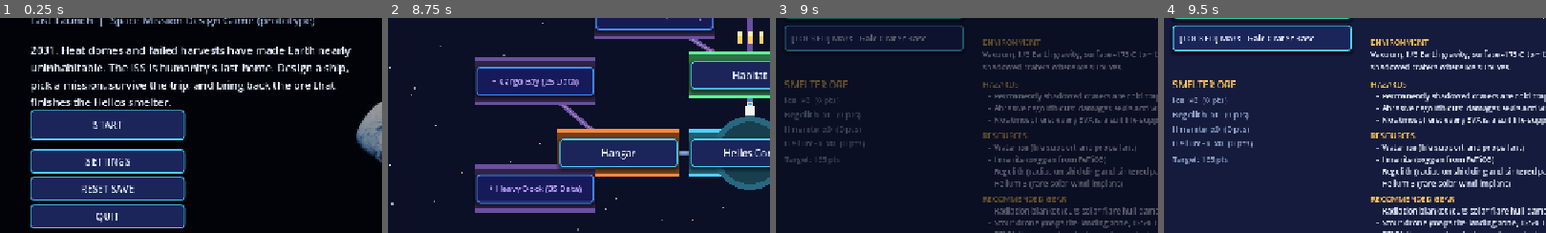
Above: before the commit, frames 1-4 (left to right).
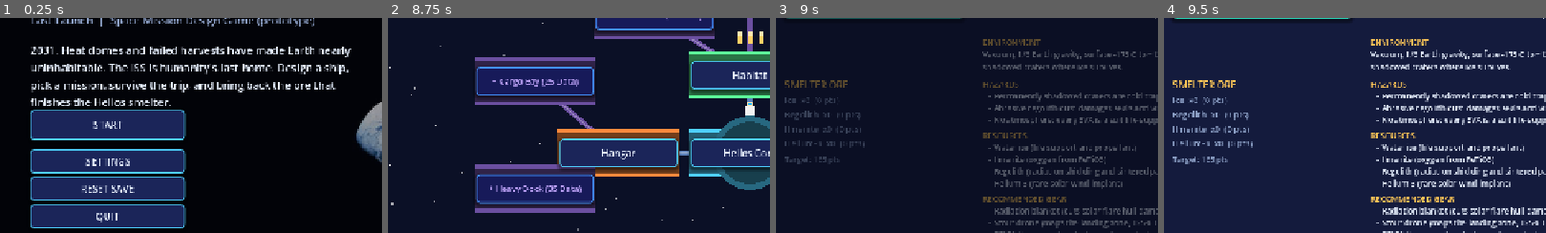
Above: after the commit, the same moments.

Repository: naphatfourt53-crypto/OG-frontier
Game: Godot game, scene res://scenes/menu.tscn
Same seed, same stepped clock (60 frames per second), same inputs: the game is played once before the commit and once after it. Sound files missing from this copy of the repository are replaced by a short silence.
Inputs:
- Up to frame 1 (0.25 s): no input
- Up to frame 2 (8.75 s): click "START" at 0.5 s; click "STORY" at 1.25 s; click "STORY" at 2 s; click "[Go Now] >" at 2.75 s; click "[Go Now] >" at 3.5 s; click "NEXT >" at 4.25 s; click "NEXT >" at 5 s; click "BEGIN MISSION >" at 5.75 s; click "NEXT >" at 6.5 s; click "NEXT >" at 7.25 s; click "Skip" at 8 s
- Up to frame 3 (9 s): click "Helios Core" at 8.75 s
- Up to frame 4 (9.5 s): no input
The pictures show only the part of the screen within x 3-53%, y 26-76%; the shares and areas given below are measured in that part.

Frames 1-2 are identical in both runs. In frame 3, 1.1% of the frame differs, in the area x 2-50%, y 3-16%; in frame 4, 6.1%, in the area x 2-50%, y 3-17%.

Commit message:
feat(campaign): real-transit probe campaign, clock, windows, win/lose rules (save v8)
- data/probes.json: 7 robotic missions (Mars, Venus, Mercury, Jupiter, Saturn, Uranus, Neptune), costs and rewards tagged game
- physics.json: Mercury, Saturn, Uranus, Neptune orbits (std)
- scripts/campaign.gd: transit (Hohmann) and synodic windows from OrbitMath; keeping and gas-scoop outcomes
- GameState: advance_days is the only clock; probes arrive as pending encounters;
  win after 8 missions + 180-day epilogue, lose at 12,000 days; v7 Moon success migrates
- Mars is a robotic lander, removed from the crewed mission list
- check_physics: campaign mirror, transits, synodic periods, feasibility of 8 missions (best finish 11,215 d)
- smoke 249 checks

Diff:
--- a/data/game_data.json
+++ b/data/game_data.json
@@ -92,15 +92,7 @@
         { "id": "return",  "name": "Ascent + return to LEO",  "dv": 2.74, "fail": "Stranded",
           "note": "The ascent stage lifts off and rendezvouses with the command module in lunar orbit." } ],
       "days": { "transit_out": 3, "landing": 1, "surface": 3, "transit_back": 3 },
-      "base_data": 20 },
-    { "id": "mars", "name": "Mars - Gale Crater Base", "unlocked": false,
-      "brief": "Unlocked after the Moon. Full version: 4.3 km/s transfer, 0.9 capture, long transit, ISRU (MOXIE-style O2).",
-      "environment": "Thin CO2 atmosphere (6.36 mbar), 0.38 g, average -63 C. Solar output is about 43% of Earth's.",
-      "hazards": ["Long transit: 259 days each way plus a 454-day return window", "Global dust storms reduce solar power", "Perchlorates in the soil are toxic to plants and people"],
-      "resources": ["Water ice in the polar caps and subsurface", "Atmospheric CO2 for MOXIE-style oxygen", "Iron oxides and hydrated minerals"],
-      "gear": ["Fission power or oversized solar arrays", "Radiation shelter for the long cruise", "Closed-loop life support for a 900-day round trip"],
-      "scout_note": "This prototype ends at the Moon; the Mars dossier is data-only so the team can show the plan.",
-      "legs": [], "days": {}, "base_data": 0 }
+      "base_data": 20 }
   ],
   "events": [
     { "id": "micro", "slot": "space", "title": "Micrometeoroid Swarm",
--- a/data/physics.json
+++ b/data/physics.json
@@ -10,10 +10,14 @@
     "seconds_per_day": 86400.0
   },
   "bodies": {
+    "mercury": { "a_au": 0.387098, "period_days": 87.969 },
     "venus":   { "a_au": 0.72333,  "period_days": 224.701 },
     "earth":   { "a_au": 1.0,      "period_days": 365.256 },
     "mars":    { "a_au": 1.52368,  "period_days": 686.98 },
-    "jupiter": { "a_au": 5.20289,  "period_days": 4332.59 }
+    "jupiter": { "a_au": 5.20289,  "period_days": 4332.59 },
+    "saturn":  { "a_au": 9.5549,   "period_days": 10759.22 },
+    "uranus":  { "a_au": 19.2184,  "period_days": 30688.5 },
+    "neptune": { "a_au": 30.11,    "period_days": 60182.0 }
   },
   "reference_trips": {
     "earth_moon_hohmann_days": 4.98,
--- /dev/null
+++ b/data/probes.json
@@ -0,0 +1,45 @@
+{
+  "version": 1,
+  "note": "Robotic campaign missions. Transit time and launch windows are NOT stored here: scripts/campaign.gd computes them from physics.json (real orbit constants, tag std; Hohmann and synodic are calc). Everything below is a game rule (tag game) unless marked real. Gas-giant and outer-planet numbers are game values until the team adds them to the Data Book; replace them then.",
+  "epoch_day": 1,
+  "campaign": {
+    "deadline_days": 12000,
+    "epilogue_days": 180,
+    "launch_station_days": 2,
+    "window_days": 30,
+    "keeping_pass_pct": 0.7,
+    "order": ["moon", "mars", "venus", "mercury", "jupiter", "saturn", "uranus", "neptune"]
+  },
+  "gas_depths": [
+    { "id": "shallow", "name": "Shallow skim", "gas_pts": 8,  "risk": 0.10, "info": "Low in the outer atmosphere. Small gain, almost no risk." },
+    { "id": "medium",  "name": "Mid-layer scoop", "gas_pts": 20, "risk": 0.35, "info": "Deeper, more gas per pass, the probe feels the pressure." },
+    { "id": "deep",    "name": "Deep dip", "gas_pts": 40, "risk": 0.65, "info": "Most gas, but one bad pass and the probe is lost." }
+  ],
+  "probes": [
+    { "id": "mars", "name": "Mars Rover and Sample Return", "target": "mars", "kind": "lander",
+      "minigame": "station_keeping", "data_cost": 50, "reward_data": 80, "reward_gas": 0, "hold_s": 20, "zone_pct": 0.18,
+      "info": "A robot rover lands by itself and collects rock samples. Light takes 3 to 22 minutes to reach Mars, so the landing must run without us.",
+      "comms_light_min": [3.0, 22.4], "tag": "real"},
+    { "id": "venus", "name": "Venus Lander", "target": "venus", "kind": "lander",
+      "minigame": "station_keeping", "data_cost": 35, "reward_data": 50, "reward_gas": 0, "hold_s": 20, "zone_pct": 0.14,
+      "info": "A short-lived lander in 465 C air and 90 times Earth pressure. The surface is very hostile.", "comms_light_min": null, "tag": "real"},
+    { "id": "mercury", "name": "Mercury Orbiter", "target": "mercury", "kind": "orbiter",
+      "minigame": "station_keeping", "data_cost": 25, "reward_data": 40, "reward_gas": 0, "hold_s": 20, "zone_pct": 0.14,
+      "info": "An orbiter that keeps its place near the Sun. Hot day side, cold night side.", "comms_light_min": null, "tag": "game"},
+    { "id": "jupiter", "name": "Jupiter Gas Probe", "target": "jupiter", "kind": "gas",
+      "minigame": "gas_scoop", "data_cost": 60, "reward_data": 60, "reward_gas": 1, "hold_s": 0, "zone_pct": 0,
+      "info": "Dips into the gas giant and scoops air for the smelter.", "comms_light_min": null, "tag": "game"},
+    { "id": "saturn", "name": "Saturn Gas Probe", "target": "saturn", "kind": "gas",
+      "minigame": "gas_scoop", "data_cost": 70, "reward_data": 60, "reward_gas": 1, "hold_s": 0, "zone_pct": 0,
+      "info": "Samples Saturn's upper air. Rings are a hazard on the way in.", "comms_light_min": null, "tag": "game"},
+    { "id": "uranus", "name": "Uranus Gas Probe", "target": "uranus", "kind": "gas",
+      "minigame": "gas_scoop", "data_cost": 80, "reward_data": 60, "reward_gas": 1, "hold_s": 0, "zone_pct": 0,
+      "info": "Ice giant. Very cold air, so the scoop needs more care.", "comms_light_min": null, "tag": "game"},
+    { "id": "neptune", "name": "Neptune Gas Probe", "target": "neptune", "kind": "gas",
+      "minigame": "gas_scoop", "data_cost": 80, "reward_data": 60, "reward_gas": 1, "hold_s": 0, "zone_pct": 0,
+      "info": "The farthest planet. Light is about 4 hours away; the probe runs by itself on arrival.", "comms_light_min": null, "tag": "game"}
+  ],
+  "tags": {
+    "epoch_day": "game", "campaign": "game", "gas_depths": "game", "probes": "game"
+  }
+}
--- /dev/null
+++ b/scripts/campaign.gd
@@ -0,0 +1,75 @@
+class_name Campaign
+extends RefCounted
+# Campaign rules for the robotic probes and the deadline. Pure static functions: no scene,
+# no hidden state. Transit and launch windows come from OrbitMath (physics.json, calc);
+# costs and window length come from data/probes.json (game).
+
+static var _cfg: Dictionary = {}
+
+static func cfg() -> Dictionary:
+	if _cfg.is_empty():
+		var f := FileAccess.open("res://data/probes.json", FileAccess.READ)
+		_cfg = JSON.parse_string(f.get_as_text())
+	return _cfg
+
+static func probe_ids() -> Array:
+	var ids: Array = []
+	for p in cfg()["probes"]:
+		ids.append(String(p["id"]))
+	return ids
+
+static func probe(id: String) -> Dictionary:
+	for p in cfg()["probes"]:
+		if String(p["id"]) == id:
+			return p
+	return {}
+
+static func deadline_days() -> float:
+	return float(cfg()["campaign"]["deadline_days"])
+
+static func epilogue_days() -> float:
+	return float(cfg()["campaign"]["epilogue_days"])
+
+static func epoch_day() -> float:
+	return float(cfg()["epoch_day"])
+
+# Days from Earth to the probe's target on a Hohmann transfer (calc, real orbit constants).
+static func transit_days(id: String) -> float:
+	return OrbitMath.planet_hohmann_days("earth", String(probe(id)["target"]))
+
+# Days between two launch windows (calc). Earth to target synodic period.
+static func synodic_days(id: String) -> float:
+	var b: Dictionary = OrbitMath.cfg()["bodies"]
+	return OrbitMath.synodic_days(float(b["earth"]["period_days"]), float(b[String(probe(id)["target"])]["period_days"]))
+
+# A window is open for window_days at the start of every synodic cycle (game epoch).
+static func window_open(id: String, day: float) -> bool:
+	var s := synodic_days(id)
+	var phase := fposmod(day - epoch_day(), s)
+	return phase < float(cfg()["campaign"]["window_days"])
+
+# Station-keeping: the share of the hold time the probe stayed inside its zone.
+static func keeping_outcome(held_fraction: float) -> Dictionary:
+	var ok := held_fraction >= float(cfg()["campaign"]["keeping_pass_pct"])
+	var pct := int(round(held_fraction * 100.0))
+	var text := "Held the orbit %d%% of the time: the probe is in place." % pct if ok \
+		else "Held only %d%% of the time: the probe drifted out of its orbit and was lost." % pct
+	return {"success": ok, "gas": 0, "text": text}
+
+# Gas scoop: the player picks a depth. A roll in [0, 1) decides the pass. roll >= risk = safe.
+static func scoop_outcome(depth_id: String, roll: float) -> Dictionary:
+	for d in cfg()["gas_depths"]:
+		if String(d["id"]) == depth_id:
+			var ok := roll >= float(d["risk"])
+			var text := "%s: %d gas units into the smelter." % [d["name"], int(d["gas_pts"])] if ok \
+				else "%s: the probe lost attitude control in the deep layer and was lost." % d["name"]
+			return {"success": ok, "gas": int(d["gas_pts"]) if ok else 0, "text": text}
+	return {"success": false, "gas": 0, "text": "Unknown depth."}
+
+# First day >= day on which the window is open.
+static func next_window(id: String, day: float) -> float:
+	if window_open(id, day):
+		return day
+	var s := synodic_days(id)
+	var cycles: float = ceilf((day - epoch_day()) / s)
+	return epoch_day() + cycles * s
--- a/scripts/game_state.gd
+++ b/scripts/game_state.gd
@@ -52,8 +52,12 @@
 var skip_save: bool = false
 # Set by Screen.go() so the next screen knows to fade in from black.
 var pending_fade: bool = false
-const SAVE_VERSION := 7
+const SAVE_VERSION := 8
 const SLOT_COUNT := 3
+# 1 crewed Moon mission + 7 robotic probes (Mars, Venus, Mercury, Jupiter, Saturn, Uranus, Neptune).
+const TOTAL_MISSIONS := 8
+# Campaign state. done: {mission_id: day it was completed}. probes: {probe_id: {state, launch_day, arrive_day}}.
+var campaign: Dictionary = {}
 
 var _activities: Dictionary = {}
 var harvest_count: int = 0
@@ -98,6 +102,114 @@
 	water_store = float(farm_game()["water_kg_start"])
 	nutrient_packs = int(farm_game()["nutrient_packs_start"])
 	design_slots = [{}, {}, {}]
+	campaign_reset()
+
+# ---------- campaign: clock, probes, deadline ----------
+func campaign_reset() -> void:
+	campaign = {"probes": {}, "done": {}, "gas": 0, "won": false, "lost": false, "end_day": 0, "log": []}
+	for id in Campaign.probe_ids():
+		campaign["probes"][id] = {"state": "idle", "launch_day": 0, "arrive_day": 0}
+
+func campaign_log(text: String) -> void:
+	var entries: Array = campaign["log"]
+	entries.append("Day %d: %s" % [day, text])
+	while entries.size() > 40:
+		entries.pop_front()
+
+# The only way the Earth clock moves. Probes that have arrived become pending.
+func advance_days(n: int) -> void:
+	if n <= 0:
+		return
+	day += n
+	for id in campaign["probes"]:
+		var st: Dictionary = campaign["probes"][id]
+		if String(st["state"]) == "transit" and day >= int(st["arrive_day"]):
+			st["state"] = "pending"
+			campaign_log("%s arrived. Run the encounter in Probe Control." % Campaign.probe(id)["name"])
+	_check_end()
+
+func campaign_over() -> bool:
+	return bool(campaign.get("won", false)) or bool(campaign.get("lost", false))
+
+# Win: all 8 missions completed, then the 180-day epilogue has passed.
+# Lose: the deadline arrives first.
+func _check_end() -> void:
+	if campaign_over():
+		return
+	var done: Dictionary = campaign["done"]
+	if done.size() >= TOTAL_MISSIONS:
+		var last := 0
+		for k in done:
+			last = maxi(last, int(done[k]))
+		campaign["end_day"] = last + int(Campaign.epilogue_days())
+		if day >= int(campaign["end_day"]):
+			campaign["won"] = true
+			campaign_log("All eight missions done. The epilogue is over: Earth is stable.")
+			return
+	if day >= int(Campaign.deadline_days()):
+		campaign["lost"] = true
+		campaign_log("The Earth deadline has passed with %d of %d missions done." % [done.size(), TOTAL_MISSIONS])
+
+func days_left() -> int:
+	return maxi(0, int(Campaign.deadline_days()) - day)
+
+# Launch a probe in its window. It costs Data and station days, then it flies for the real transit.
+func launch_probe(id: String) -> Dictionary:
+	var pr: Dictionary = Campaign.probe(id)
+	if pr.is_empty():
+		return {"ok": false, "text": "Unknown probe."}
+	if not campaign["done"].has("moon"):
+		return {"ok": false, "text": "Finish the Moon mission first. The probe office opens after it."}
+	if campaign_over():
+		return {"ok": false, "text": "The campaign is over."}
+	var st: Dictionary = campaign["probes"][id]
+	if String(st["state"]) != "idle" and String(st["state"]) != "lost":
+		return {"ok": false, "text": "%s is already %s." % [pr["name"], String(st["state"])]}
+	if not Campaign.window_open(id, float(day)):
+		return {"ok": false, "text": "No launch window yet. The next window opens on day %d." % int(Campaign.next_window(id, float(day)))}
+	var cost := int(pr["data_cost"])
+	if station_data < cost:
+		return {"ok": false, "text": "Not enough Data: need %d, have %d. Earn Data by completing missions." % [cost, station_data]}
+	station_data -= cost
+	var transit := int(ceilf(Campaign.transit_days(id)))
+	campaign["probes"][id] = {"state": "transit", "launch_day": day, "arrive_day": day + transit}
+	campaign_log("Launched %s, arriving in %d days." % [pr["name"], transit])
+	advance_days(int(Campaign.cfg()["campaign"]["launch_station_days"]))
+	save_game()
+	return {"ok": true, "text": "Launched %s. It arrives on day %d (%d days of flight)." % [pr["name"], int(campaign["probes"][id]["arrive_day"]), transit]}
+
+# Jump to the next launch window for this probe (the clock moves forward).
+func wait_for_window(id: String) -> Dictionary:
+	var nxt := int(Campaign.next_window(id, float(day)))
+	if nxt <= day:
+		return {"ok": true, "text": "The window is open now."}
+	advance_days(nxt - day)
+	save_game()
+	return {"ok": true, "text": "Waited %d days. The window is open." % (nxt - day)}
+
+func wait_days(n: int) -> Dictionary:
+	advance_days(n)
+	save_game()
+	return {"ok": true, "text": "Waited %d days." % n}
+
+# The player finished the encounter. outcome = {"success": bool, "gas": int, "text": String}.
+func resolve_probe(id: String, outcome: Dictionary) -> Dictionary:
+	var st: Dictionary = campaign["probes"][id]
+	if String(st["state"]) != "pending":
+		return {"ok": false, "text": "No encounter is waiting for this probe."}
+	var pr: Dictionary = Campaign.probe(id)
+	if bool(outcome["success"]):
+		st["state"] = "done"
+		station_data += int(pr["reward_data"])
+		campaign["gas"] = int(campaign["gas"]) + int(outcome.get("gas", 0))
+		campaign["done"][id] = day
+		campaign_log("%s: encounter success. +%d Data." % [pr["name"], int(pr["reward_data"])])
+		_check_end()
+	else:
+		st["state"] = "lost"
+		campaign_log("%s was lost in the encounter. The next launch window comes one synodic period later (%d days)." % [pr["name"], int(Campaign.synodic_days(id))])
+	save_game()
+	return {"ok": bool(outcome["success"]), "text": String(outcome["text"])}
 
 # Name of the chosen option for one part, e.g. "Methalox" for the engine.
 func _option_name(d: Dictionary, part_id: String) -> String:
@@ -189,6 +301,8 @@
 	for k in ore:
 		if data["moon_resources"].has(k):
 			total += int(ore[k]) * int(data["moon_resources"][k]["pts"])
+	# Gas from the gas-giant probes counts for the Helios smelter too.
+	total += int(campaign.get("gas", 0))
 	return total
 
 func smelter_pct() -> float:
@@ -325,7 +439,7 @@
 			float(cfg["default_photoperiod_h"]), f)
 		p["water_pct"] = maxf(0.0, float(p["water_pct"]) - float(g["water_meter_drop_per_day"]))
 		p["nutrient_pct"] = maxf(0.0, float(p["nutrient_pct"]) - float(g["nutrient_meter_drop_per_day"]))
-	day += n
+	advance_days(n)
 	save_game()
 	var state := "READY TO HARVEST" if Farm.crop_ready(p) else "growing"
 	return {"ok": true, "text": "%s: day %d of %d (%s). %s" % [
@@ -350,12 +464,12 @@
 	if has_module("lab"):
 		gain = int(round(gain * 1.25))
 	station_data += gain
-	day += 1
+	advance_days(1)
 	save_game()
 	return {"ok": true, "text": "Studied the samples (+%d Data, +1 day)." % gain}
 
 func rest_day() -> Dictionary:
-	day += 1
+	advance_days(1)
 	save_game()
 	return {"ok": true, "text": "Crew rested. The ISS clock advances one day."}
 
@@ -786,7 +900,7 @@
 	if run.has("done"):
 		return
 	run["done"] = true
-	day += int(round(float(run.get("day", 0.0))))
+	advance_days(int(round(float(run.get("day", 0.0)))))
 	var a: Dictionary = run["a"]
 	var gain := float(run["data_raw"]) * float(run["data_mult"]) * (0.5 + 0.5 * float(a["comm_q"])) * data_mult_bonus()
 	run["data_gain"] = int(round(gain))
@@ -798,8 +912,10 @@
 		run["score"] = int(run["data_gain"] * 2)
 	station_data += int(run["data_gain"])
 	best_score = maxi(best_score, int(run["score"]))
-	if run["success"] and run["mission"] == "moon":
+	if run["success"] and run["mission"] == "moon" and not campaign["done"].has("moon"):
+		campaign["done"]["moon"] = day
 		mars_unlocked = true
+		_check_end()
 	history.append({"score": run["score"], "success": run["success"], "reason": run["reason"], "seed": seed_value})
 	while history.size() > 6:
 		history.pop_front()
@@ -827,7 +943,7 @@
 		"eva": eva_seconds, "tutorial": tutorial_seen, "sound": sound_on,
 		"story": story_seen, "day": day, "food": food_store, "prep": prep, "plots": plots, "ore": ore,
 		"harvest": harvest_count, "water": water_store, "nutrient_packs": nutrient_packs,
-		"slots": design_slots}
+		"slots": design_slots, "campaign": campaign}
 	var f := FileAccess.open(SAVE_PATH, FileAccess.WRITE)
 	if f:
 		f.store_string(JSON.stringify(d))
@@ -892,6 +1008,20 @@
 				design_slots[i] = s
 			else:
 				design_slots[i] = {}
+	# v7 saves have no campaign. Their Moon success was stored in the old "mars" flag.
+	var camp = d.get("campaign", null)
+	campaign_reset()
+	if typeof(camp) == TYPE_DICTIONARY and camp.has("probes") and camp.has("done"):
+		var fresh := campaign
+		for k in fresh:
+			if not camp.has(k):
+				camp[k] = fresh[k]
+		for id in Campaign.probe_ids():
+			if not camp["probes"].has(id):
+				camp["probes"][id] = {"state": "idle", "launch_day": 0, "arrive_day": 0}
+		campaign = camp
+	elif mars_unlocked:
+		campaign["done"]["moon"] = day
 
 func _legacy_save_path() -> String:
 	var old := OS.get_user_data_dir().get_base_dir().path_join("OG-Frontier Prototype").path_join("ogfrontier_save.json")
--- a/scripts/ship.gd
+++ b/scripts/ship.gd
@@ -225,7 +225,7 @@
 		info.text = "Not enough food in the ISS store."
 		return
 	GameState.food_store = maxf(0.0, GameState.food_store - 2.0)
-	GameState.day += 1
+	GameState.advance_days(1)
 	GameState.save_game()
 	info.text = "The crew eats together. Food store: %.1f kg. One day passes." % GameState.food_store
 	refresh()
--- a/tests/smoke_test.gd
+++ b/tests/smoke_test.gd
@@ -41,6 +41,7 @@
 	_test_t18()
 	_test_farm_v2()
 	_test_ship_slots()
+	_test_campaign()
 	_test_golden()
 
 	if fails.is_empty():
@@ -203,11 +204,17 @@
 	_check(Stamina.eva_food_kcal(60.0) > 0.0, "EVA time converts to extra food energy")
 
 	# Dossiers must be complete for both mission files.
-	for mid in ["moon", "mars"]:
+	for mid in ["moon"]:
 		var m: Dictionary = gs.mission(mid)
 		for key in ["environment", "hazards", "resources", "gear", "scout_note"]:
 			_check(m.has(key) and not (typeof(m[key]) == TYPE_ARRAY and m[key].is_empty()),
 				"mission %s dossier has %s" % [mid, key])
+	# Every robotic probe has a name, a target and a description.
+	for pid in Campaign.probe_ids():
+		var pdef: Dictionary = Campaign.probe(pid)
+		_check(not String(pdef.get("name", "")).is_empty() and not String(pdef.get("info", "")).is_empty()
+			and OrbitMath.cfg()["bodies"].has(String(pdef.get("target", ""))),
+			"probe %s has name, info and a known target" % pid)
 	_check(gs.SAVE_VERSION >= 4, "save version covers story/day/food/prep fields")
 	gs.reset_all()
 
@@ -305,6 +312,60 @@
 		gs.run["morale"] = 2
 		var allowed: String = gs.apply_choice(ice["choices"].size() - 1)
 		_check(not String(allowed).to_lower().contains("morale"), "morale choice allowed at 2")
+	gs.reset_all()
+
+# ---------- campaign: transit, windows, arrivals, encounters, win and lose ----------
+func _test_campaign() -> void:
+	gs.reset_all()
+	_check(absf(Campaign.transit_days("mars") - 258.9) < 1.0, "Mars transit matches Hohmann (%.1f d)" % Campaign.transit_days("mars"))
+	_check(absf(Campaign.synodic_days("jupiter") - 398.9) < 0.5, "Jupiter synodic period (%.1f d)" % Campaign.synodic_days("jupiter"))
+	_check(Campaign.window_open("mercury", 1.0), "a window is open on day 1")
+	_check(not Campaign.window_open("mercury", 40.0), "the window is closed 40 days after the opening")
+	_check(absf(Campaign.next_window("mercury", 40.0) - (1.0 + Campaign.synodic_days("mercury"))) < 0.01,
+		"next window after day 40 is one synodic period later")
+	gs.station_data = 500
+	_check(not gs.launch_probe("mars")["ok"], "a probe cannot launch before the Moon mission is done")
+	gs.campaign["done"]["moon"] = 1
+	gs.day = 1
+	var before: int = gs.station_data
+	var r: Dictionary = gs.launch_probe("mars")
+	_check(bool(r["ok"]), "Mars probe launches in its window once the Moon is done")
+	_check(gs.station_data == before - int(Campaign.probe("mars")["data_cost"]), "launching costs the probe's Data")
+	_check(gs.day == 1 + int(Campaign.cfg()["campaign"]["launch_station_days"]), "launch takes its station days")
+	var arrive := int(gs.campaign["probes"]["mars"]["arrive_day"])
+	_check(String(gs.campaign["probes"]["mars"]["state"]) == "transit", "the probe is in transit after launch")
+	gs.advance_days(arrive - gs.day - 1)
+	_check(String(gs.campaign["probes"]["mars"]["state"]) == "transit", "the probe is still flying one day before arrival")
+	gs.advance_days(1)
+	_check(String(gs.campaign["probes"]["mars"]["state"]) == "pending", "the probe becomes pending on arrival")
+	var data_before: int = gs.station_data
+	_check(bool(gs.resolve_probe("mars", Campaign.keeping_outcome(0.9))["ok"]), "a good landing completes the probe")
+	_check(gs.station_data == data_before + int(Campaign.probe("mars")["reward_data"]), "completion pays the probe's Data")
+	_check(gs.campaign["done"].has("mars"), "completed probes are recorded")
+	# Lose path: a failed encounter loses the probe and it can fly again in a later window.
+	gs.campaign["done"].erase("mars")
+	gs.campaign["probes"]["venus"] = {"state": "pending", "launch_day": 0, "arrive_day": 0}
+	_check(not bool(gs.resolve_probe("venus", Campaign.keeping_outcome(0.2))["ok"]), "a failed encounter reports failure")
+	_check(String(gs.campaign["probes"]["venus"]["state"]) == "lost", "a failed encounter loses the probe")
+	# Mini-game rules.
+	_check(Campaign.keeping_outcome(0.7)["success"] and not Campaign.keeping_outcome(0.69)["success"], "station-keeping pass line is 70%")
+	_check(Campaign.scoop_outcome("shallow", 0.5)["success"] and not Campaign.scoop_outcome("deep", 0.3)["success"],
+		"a gas scoop passes when the roll beats the depth's risk")
+	_check(int(Campaign.scoop_outcome("medium", 0.9)["gas"]) == 20, "a safe medium scoop returns the depth's gas")
+	# Win: all 8 done, then the epilogue passes.
+	gs.reset_all()
+	gs.station_data = 0
+	for id in Campaign.probe_ids() + ["moon"]:
+		gs.campaign["done"][id] = 1000
+	gs.day = 1000
+	gs.advance_days(0)
+	_check(not gs.campaign_over(), "all missions done but the epilogue has not ended yet")
+	gs.advance_days(int(Campaign.epilogue_days()))
+	_check(bool(gs.campaign["won"]), "the campaign is won after all missions and the 180-day epilogue")
+	# Lose: deadline reached first.
+	gs.reset_all()
+	gs.advance_days(int(Campaign.deadline_days()))
+	_check(bool(gs.campaign["lost"]) and not bool(gs.campaign["won"]), "the campaign is lost when the deadline passes")
 	gs.reset_all()
 
 # ---------- ship slots: three saved designs ----------
Not shown, changed: START_HERE.txt
Not shown, added: scripts/campaign.gd.uid
Not shown, changed: AGENTS.md
Not shown, added: docs/superpowers/plans/2026-11-16-phase3-campaign.md
